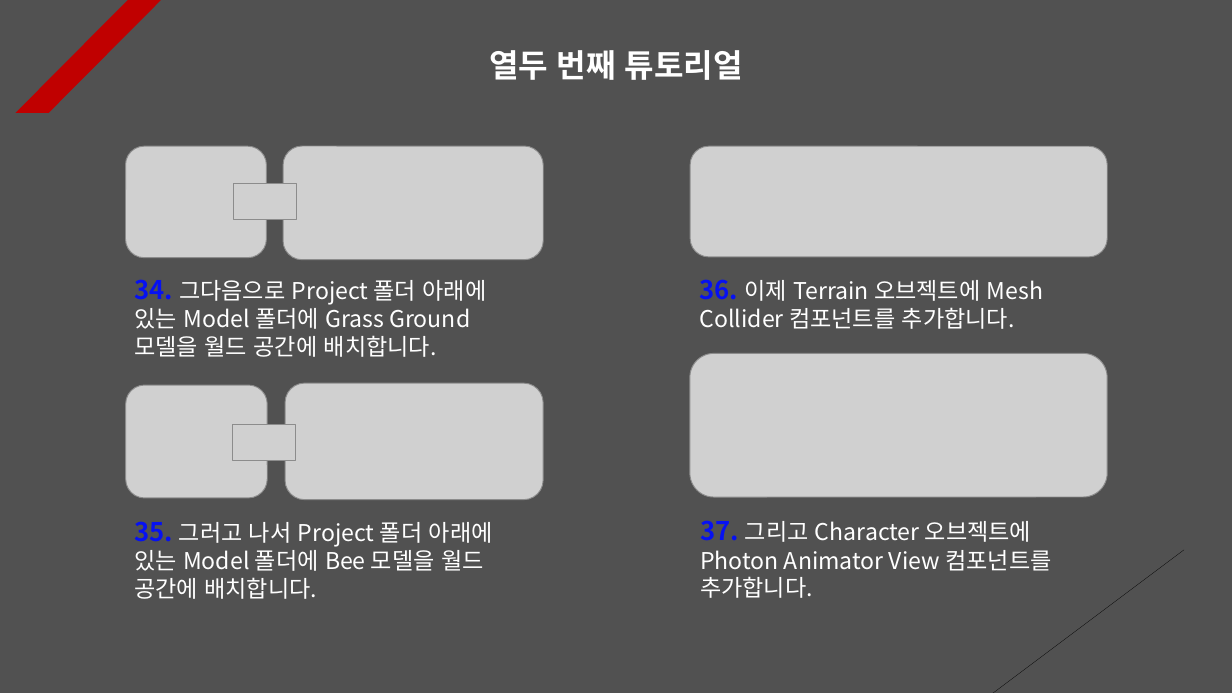
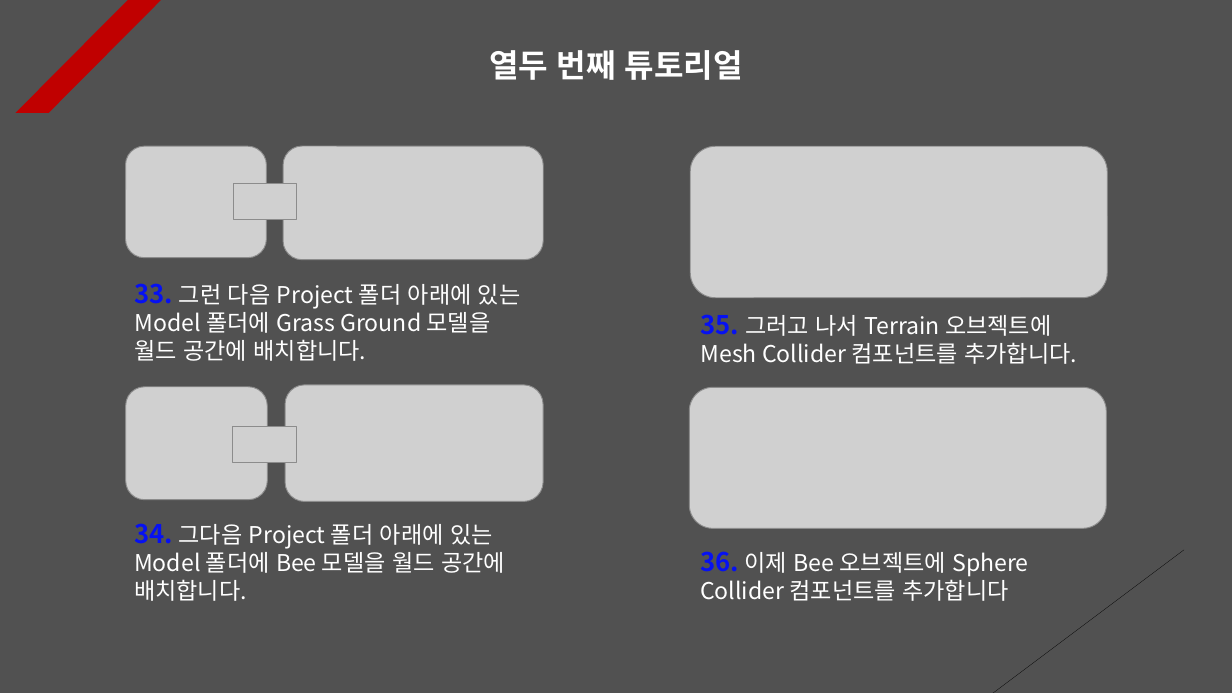
Before and after one commit to Unity2033/3D-UnityEngine, a slide deck: slide 12 of Assets/Class/Photon Server/PPT Data/Photon Game.pptx. Drawn at 1232x693 pixels with LibreOffice and Linux fonts; fonts in the diff are those of the drawing; grey boxes stand for pictures. Boxes give left, top, right and bottom in pixels: in the first picture for what was removed or moved away, otherwise in the second. Text is boxed around its words. In the diff, an @@ line names an element or a change of style, - is before the commit and + after.

Commit message:
Light tutorial renewal
- Photon Server Update PPT Data

- Set to reverse the position of the
  object by inverting the size value
  when it comes to a specific
  position

- Implemented to move in a specific
  direction with a translation function

- Adding and deleting resource data

```diff
--- a/Assets/Class/Photon Server/PPT Data/Photon Game.pptx
+++ b/Assets/Class/Photon Server/PPT Data/Photon Game.pptx
@@ picture resized from (x1=690, y1=146, x2=1107, y2=257) to (x1=690, y1=146, x2=1107, y2=298) @@
@@ text at (x1=134, y1=283, x2=521, y2=361): text changed @@
-34. 그다음으로 Project 폴더 아래에 있는 Model 폴더에 Grass Ground 모델을 월드 공간에 배치합니다.
+33. 그런 다음 Project 폴더 아래에 있는 Model 폴더에 Grass Ground 모델을 월드 공간에 배치합니다.
@@ text at (x1=701, y1=314, x2=1077, y2=364): text changed @@
-36. 이제 Terrain 오브젝트에 Mesh Collider 컴포넌트를 추가합니다.
+35. 그러고 나서 Terrain 오브젝트에 Mesh Collider 컴포넌트를 추가합니다.
@@ picture moved from (x1=690, y1=353, x2=1108, y2=496) to (x1=689, y1=387, x2=1106, y2=529) @@
@@ text at (x1=134, y1=523, x2=505, y2=601): text changed @@
-35. 그러고 나서 Project 폴더 아래에 있는 Model 폴더에 Bee 모델을 월드 공간에 배치합니다.
+34. 그다음 Project 폴더 아래에 있는 Model 폴더에 Bee 모델을 월드 공간에 배치합니다.
@@ text at (x1=700, y1=551, x2=1028, y2=601): text changed @@
-37. 그리고 Character 오브젝트에 Photon Animator View 컴포넌트를 추가합니다.
+36. 이제 Bee 오브젝트에 Sphere Collider 컴포넌트를 추가합니다
```
Also in this commit, not shown: 5 other slides changed, 2 slides added, 48 other files.
